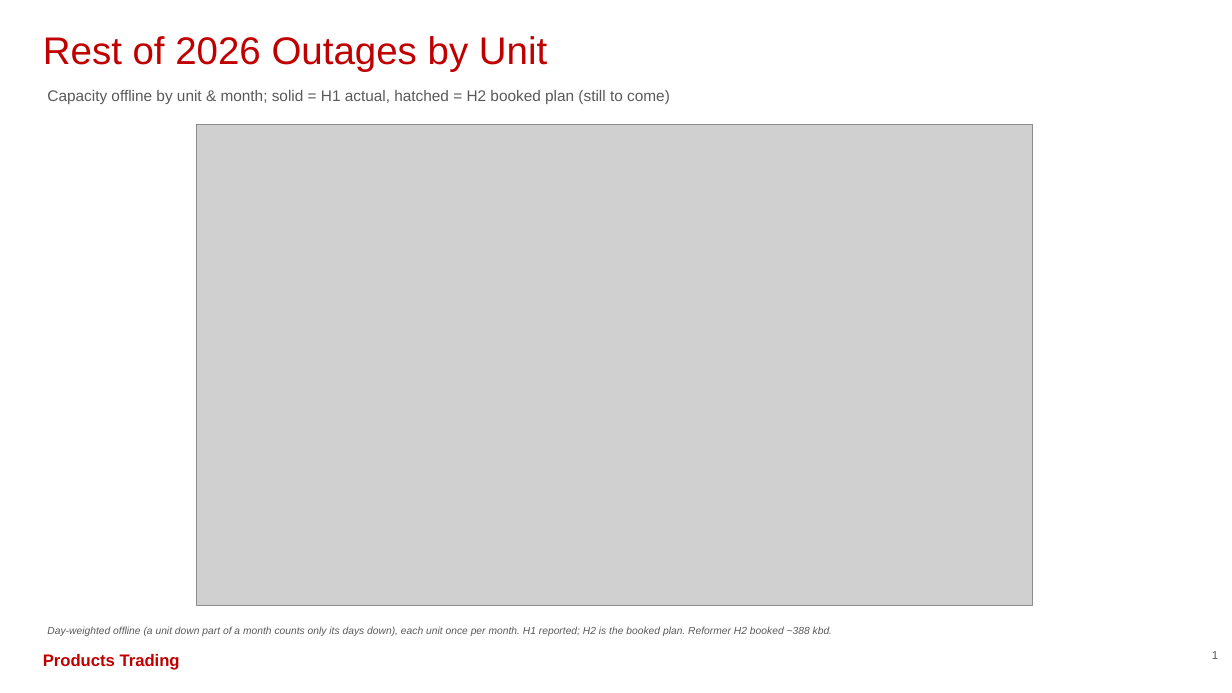
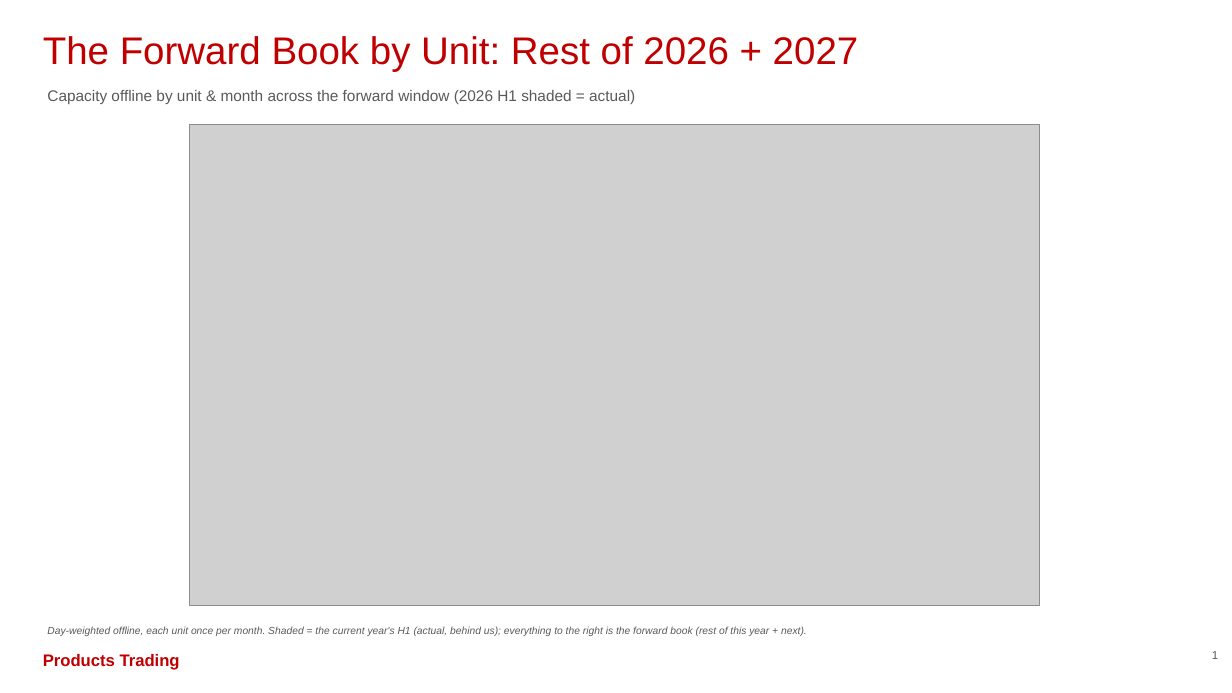
Before and after one commit to HoldenCole/Outages-script, a slide deck: slide 2 of output/outage_deck_naphtha.pptx. Drawn at 1232x693 pixels with LibreOffice and Linux fonts; fonts in the diff are those of the drawing; grey boxes stand for pictures. Boxes give left, top, right and bottom in pixels: in the first picture for what was removed or moved away, otherwise in the second. Text is boxed around its words. In the diff, an @@ line names an element or a change of style, - is before the commit and + after.

```diff
--- a/output/outage_deck_naphtha.pptx
+++ b/output/outage_deck_naphtha.pptx
@@ text at <box>43,36,859,71</box>: text changed @@
-Rest of 2026 Outages by Unit
+The Forward Book by Unit: Rest of 2026 + 2027
@@ text at <box>47,90,635,104</box>: text changed @@
-Capacity offline by unit & month; solid = H1 actual, hatched = H2 booked plan (still to come)
+Capacity offline by unit & month across the forward window (2026 H1 shaded = actual)
@@ picture: place and size @@
-picture at <box>197,125,1033,605</box>
+picture at <box>189,125,1040,605</box>
@@ text at <box>47,626,807,636</box>: text changed @@
-Day-weighted offline (a unit down part of a month counts only its days down), each unit once per month. H1 reported; H2 is the booked plan. Reformer H2 booked ~388 kbd.
+Day-weighted offline, each unit once per month. Shaded = the current year's H1 (actual, behind us); everything to the right is the forward book (rest of this year + next).
```
Also in this commit, not shown: 7 other slides changed, 5 other files.
